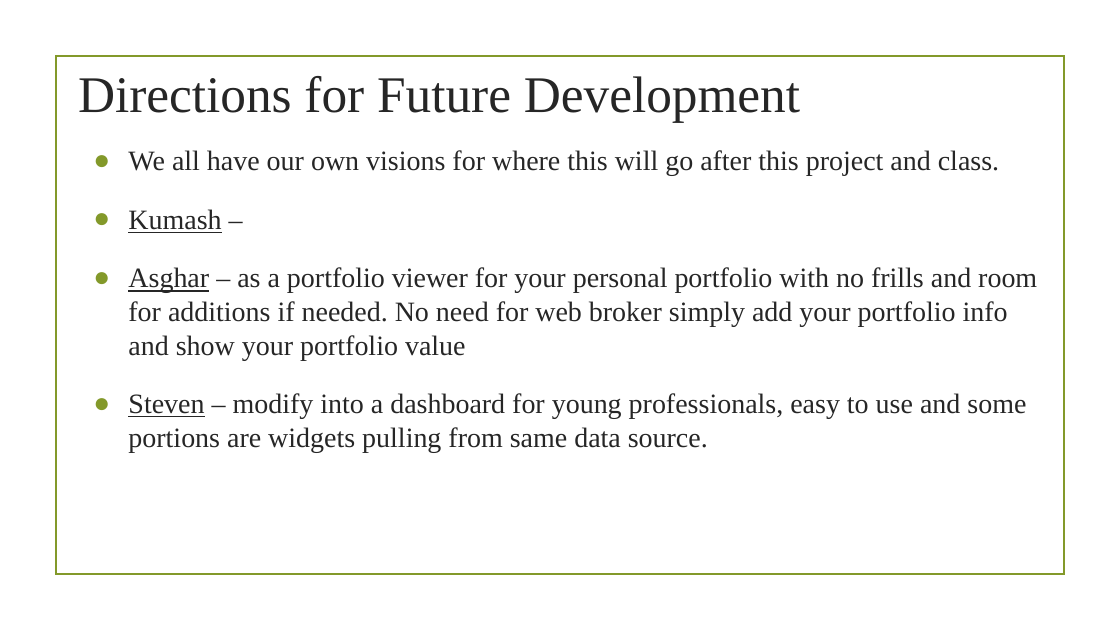
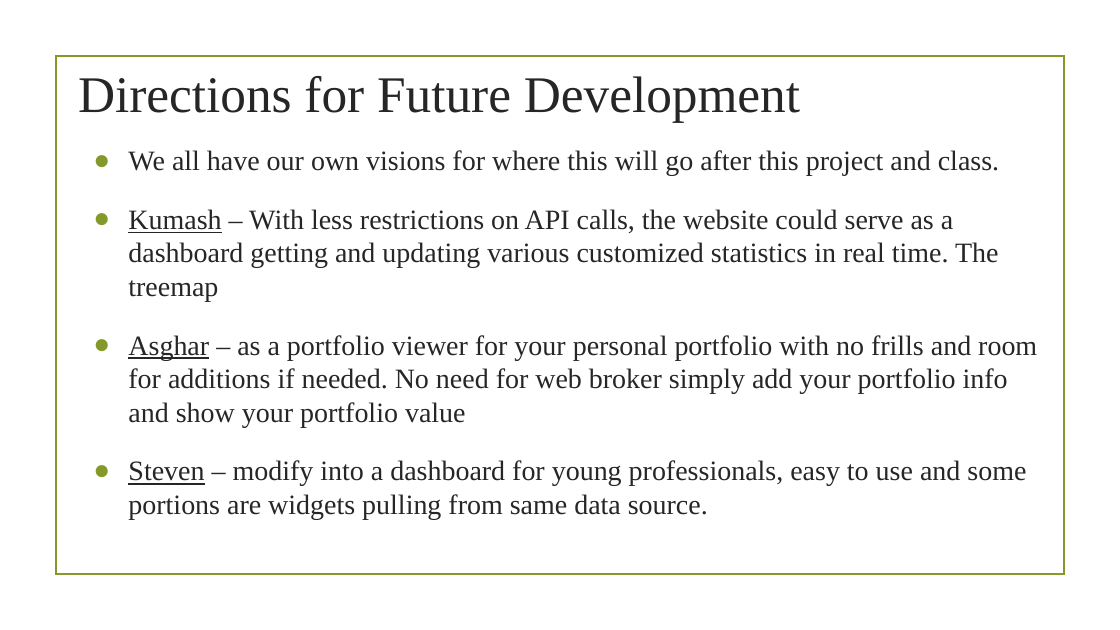
Before and after one commit to StevenTraboulay/StockApp.github.io, a slide deck: slide 7 of Rough work/Project Presentation.pptx. Drawn at 1120x630 pixels with LibreOffice and Linux fonts; fonts in the diff are those of the drawing; background and template pictures are left out. Boxes give left, top, right and bottom in pixels: in the first picture for what was removed or moved away, otherwise in the second. Text is boxed around its words. In the diff, an @@ line names an element or a change of style, - is before the commit and + after.

Commit message:
Updated Presentation - Kumash

```diff
--- a/Rough work/Project Presentation.pptx
+++ b/Rough work/Project Presentation.pptx
@@ text at (x1=128, y1=209, x2=998, y2=302): text changed @@
-● Kumash –
+● Kumash – With less restrictions on API calls, the website could serve as a dashboard getting and updating various customized statistics in real time. The treemap
```
Also in this commit, not shown: 2 other slides changed.
